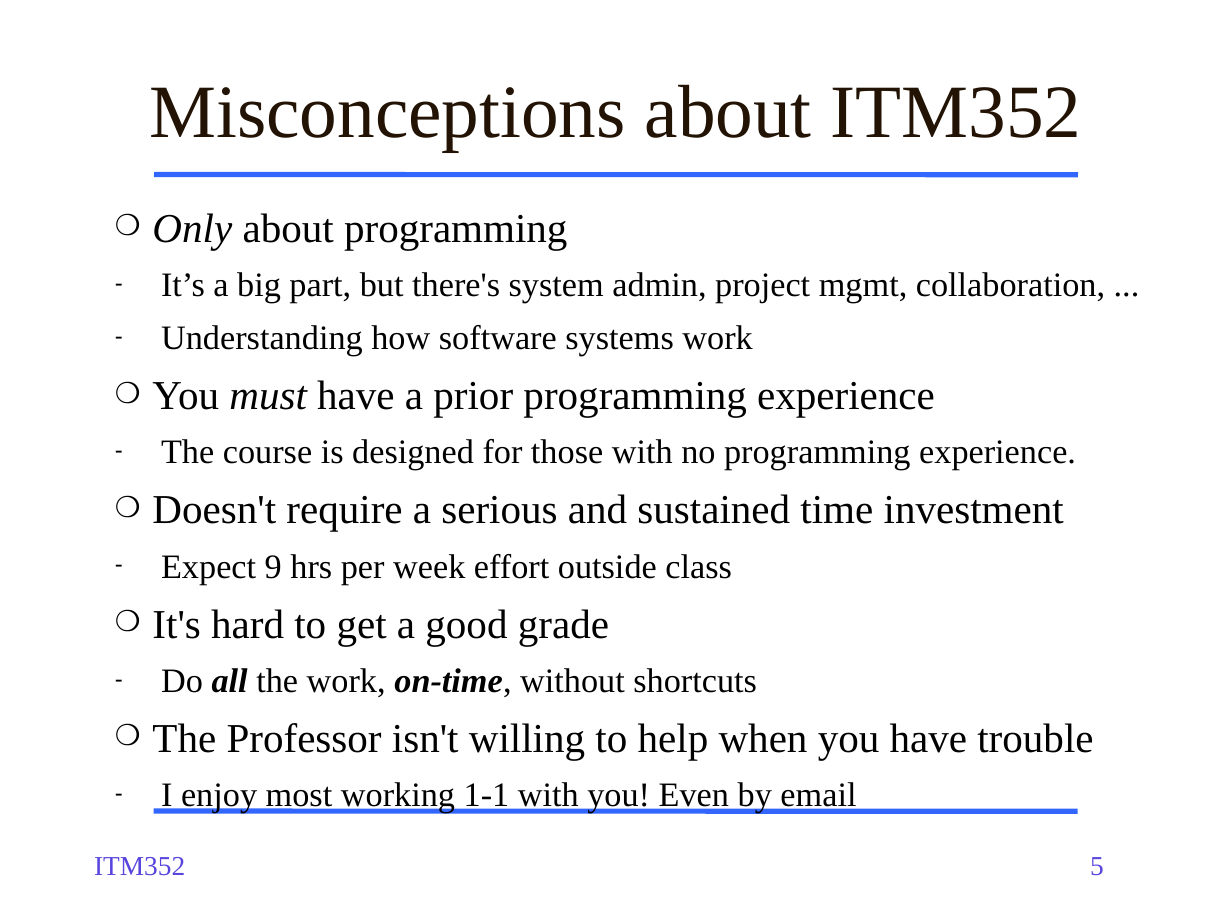
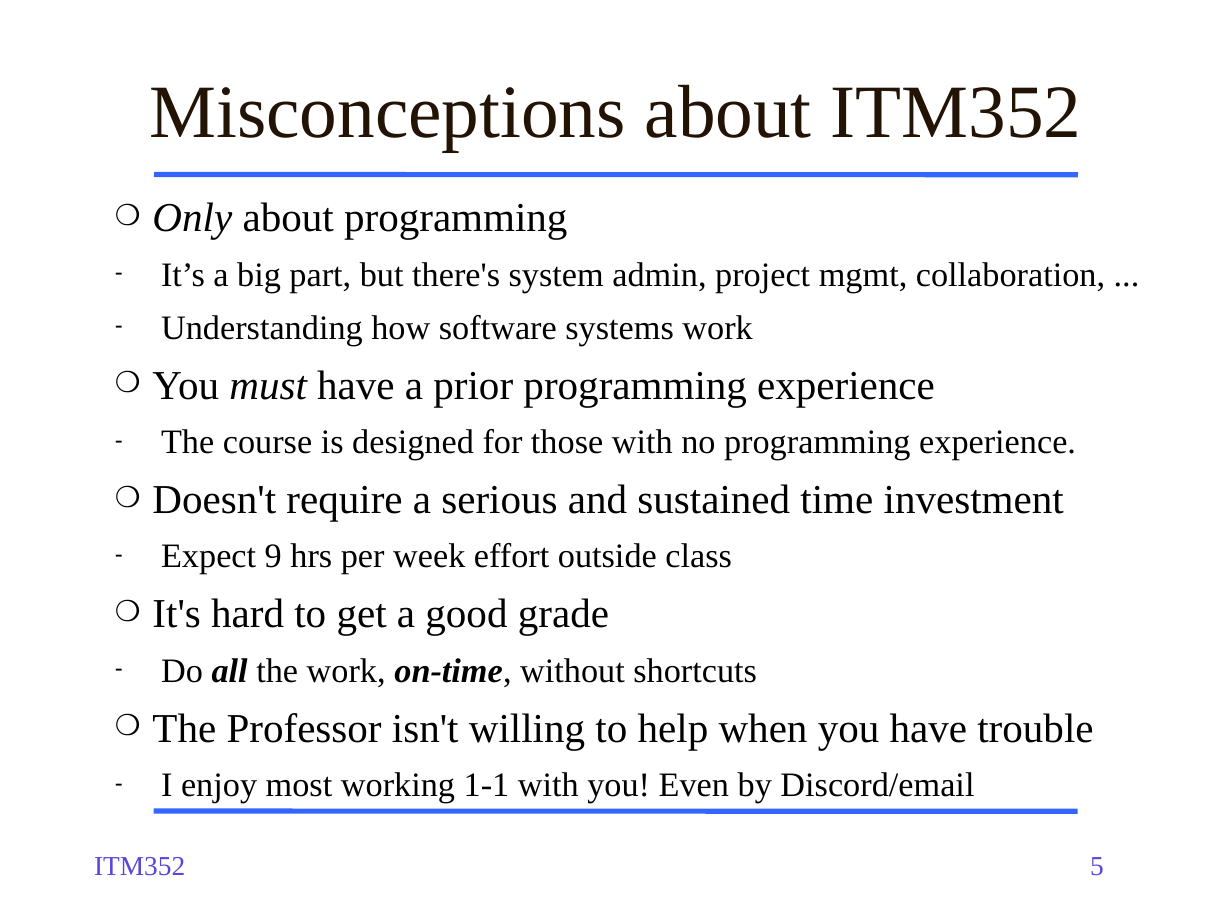
Before and after one commit to dport96/ITM352, a slide deck: slide 5 of morea/010.introduction/ITM352_01_intro.pptx. Drawn at 1232x924 pixels with LibreOffice and Linux fonts; fonts in the diff are those of the drawing. Boxes give left, top, right and bottom in pixels: in the first picture for what was removed or moved away, otherwise in the second. Text is boxed around its words. In the diff, an @@ line names an element or a change of style, - is before the commit and + after.

```diff
--- a/morea/010.introduction/ITM352_01_intro.pptx
+++ b/morea/010.introduction/ITM352_01_intro.pptx
@@ text "Only about programming": place and size @@
-text "Only about programming" at [152,213,1105,813]
+text "Only about programming" at [152,202,1105,803]
@@ text at [161,772,974,803]: text changed @@
-  – I enjoy most working 1-1 with you! Even by email
+  – I enjoy most working 1-1 with you! Even by Discord/email
```
Also in this commit, not shown: 11 other slides changed, 1 slide added, 1 slide removed.
